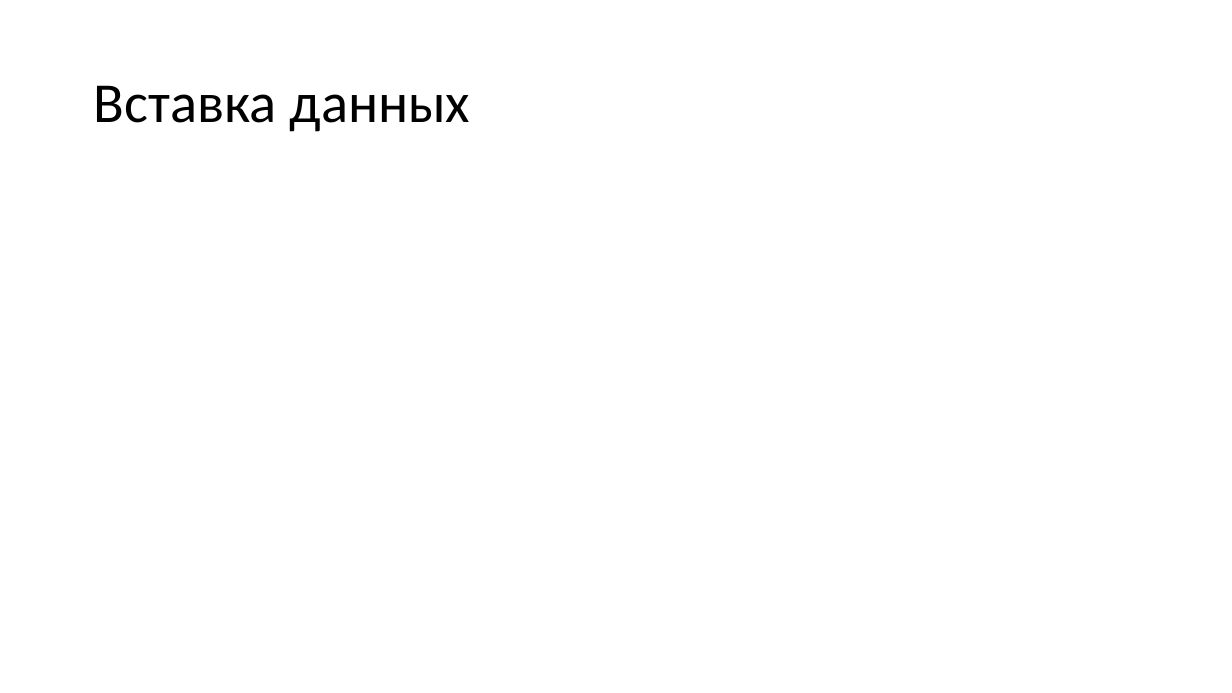
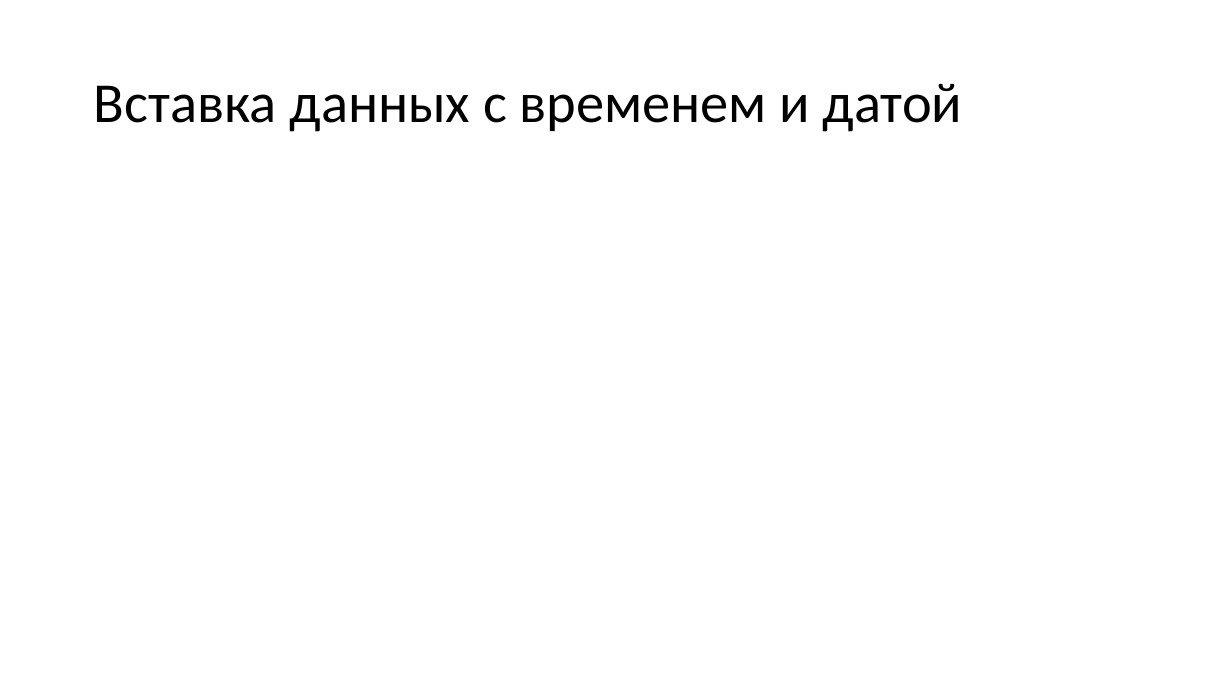
Before and after one commit to paveltsytovich/telegram-course, a slide deck: slide 146 of Presentation/Разработка ботов для телеграмм на Python.pptx (slide 143 before the commit). Drawn at 1232x693 pixels with LibreOffice and Linux fonts; fonts in the diff are those of the drawing. Boxes give left, top, right and bottom in pixels: in the first picture for what was removed or moved away, otherwise in the second. Text is boxed around its words. In the diff, an @@ line names an element or a change of style, - is before the commit and + after.

Commit message:
SQL-иньекции + вставка данных

```diff
--- a/Presentation/Разработка ботов для телеграмм на Python.pptx
+++ b/Presentation/Разработка ботов для телеграмм на Python.pptx
@@ title at (94,84,963,132): text changed @@
-Вставка данных
+Вставка данных с временем и датой
```
Also in this commit, not shown: 3 slides added.
